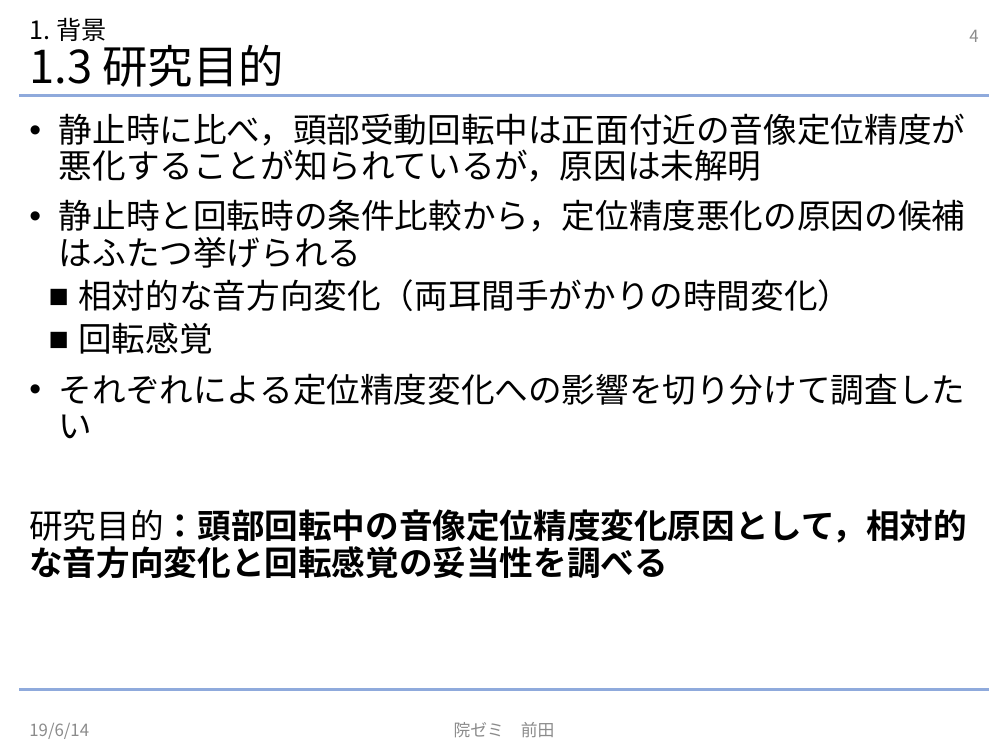
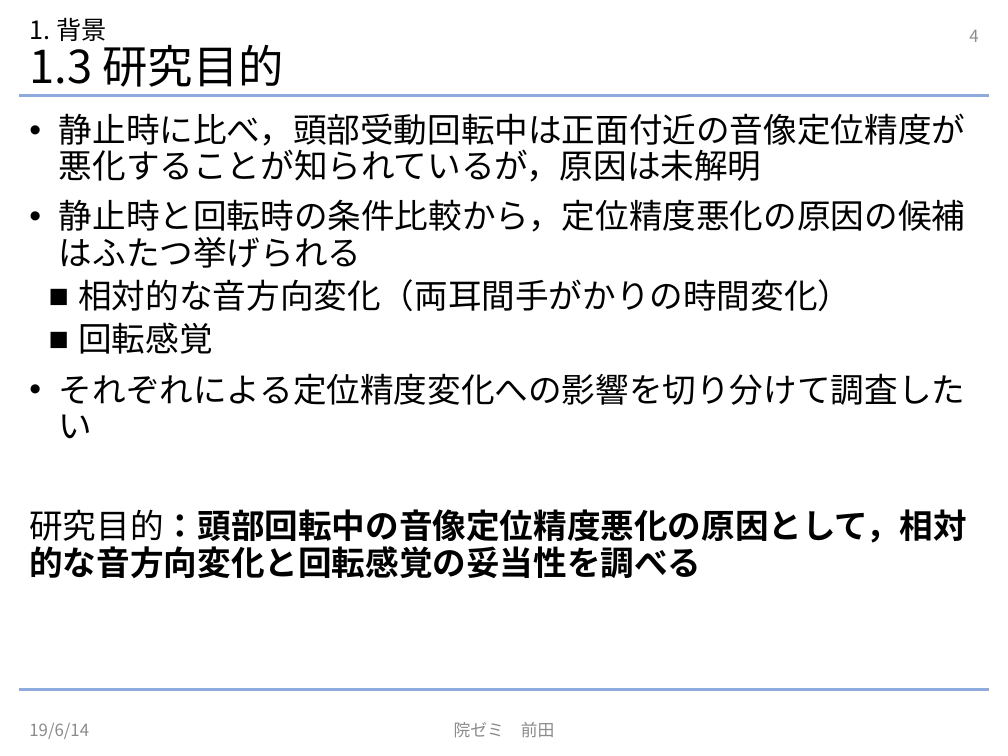
Before and after one commit to NephilimK/insemi190614, a slide deck: slide 4 of InSemi190614.pptx. Drawn at 1008x756 pixels with LibreOffice and Linux fonts; fonts in the diff are those of the drawing. Boxes give left, top, right and bottom in pixels: in the first picture for what was removed or moved away, otherwise in the second. Text is boxed around its words. In the diff, an @@ line names an element or a change of style, - is before the commit and + after.

```diff
--- a/InSemi190614.pptx
+++ b/InSemi190614.pptx
@@ text at (29,509,967,578): text changed @@
-研究目的：頭部回転中の音像定位精度変化原因として，相対的な音方向変化と回転感覚の妥当性を調べる
+研究目的：頭部回転中の音像定位精度悪化の原因として，相対的な音方向変化と回転感覚の妥当性を調べる
```
Also in this commit, not shown: 3 other slides changed, 1 other file.
